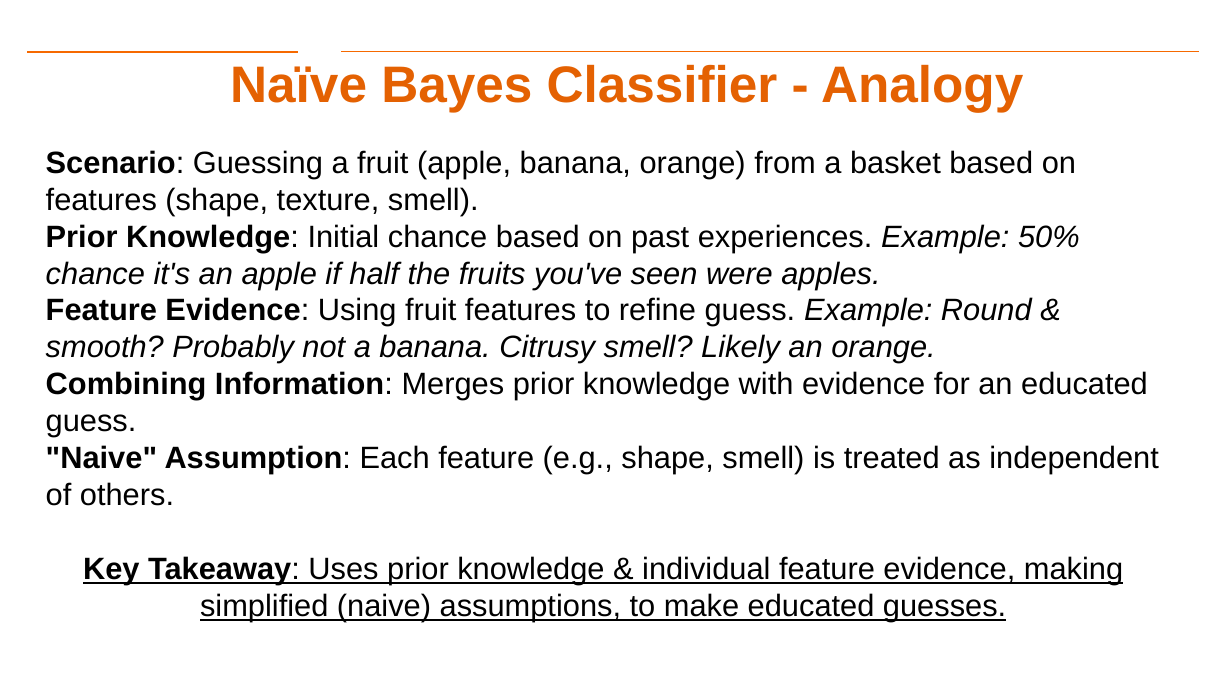
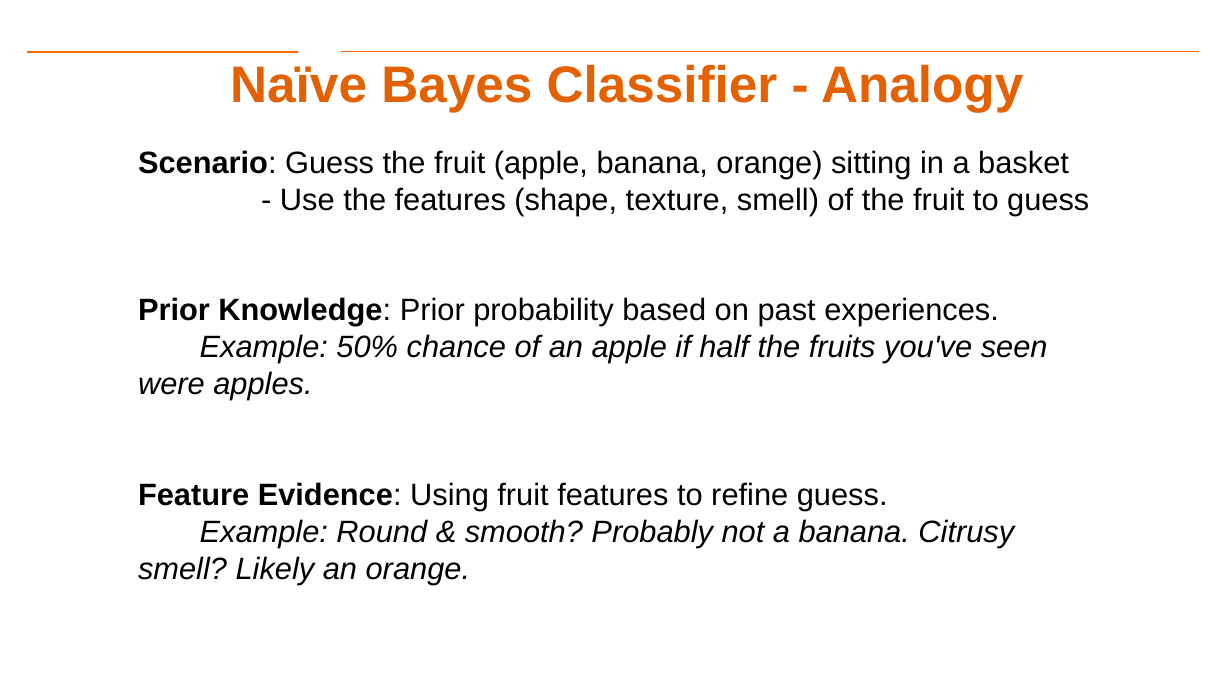
Before and after one commit to aiforsec/RIT-DSCI-633-FDS, a slide deck: slide 27 of Syllabus/Lecture02/Lec02.pptx (slide 26 before the commit). Drawn at 1232x693 pixels with LibreOffice and Linux fonts; fonts in the diff are those of the drawing; background and template pictures are left out. Boxes give left, top, right and bottom in pixels: in the first picture for what was removed or moved away, otherwise in the second. Text is boxed around its words. In the diff, an @@ line names an element or a change of style, - is before the commit and + after.

Commit message:
Updated Lecture 02

```diff
--- a/Syllabus/Lecture02/Lec02.pptx
+++ b/Syllabus/Lecture02/Lec02.pptx
@@ text at (138,150,1089,585): text changed @@
-Scenario: Guessing a fruit (apple, banana, orange) from a basket based on features (shape, texture, smell).
-Prior Knowledge: Initial chance based on past experiences. Example: 50% chance it's an apple if half the fruits you've seen were apples.
-Feature Evidence: Using fruit features to refine guess. Example: Round & smooth? Probably not a banana. Citrusy smell? Likely an orange.
-Combining Information: Merges prior knowledge with evidence for an educated guess.
-"Naive" Assumption: Each feature (e.g., shape, smell) is treated as independent of others.
-Key Takeaway: Uses prior knowledge & individual feature evidence, making simplified (naive) assumptions, to make educated guesses.
+Scenario: Guess the fruit (apple, banana, orange) sitting in a basket
+- Use the features (shape, texture, smell) of the fruit to guess
+Prior Knowledge: Prior probability based on past experiences.
+Example: 50% chance of an apple if half the fruits you've seen were apples.
+Feature Evidence: Using fruit features to refine guess.
+Example: Round & smooth? Probably not a banana. Citrusy smell? Likely an orange.
```
Also in this commit, not shown: 14 other slides changed, 7 slides added, 1 slide removed, 3 other files.
